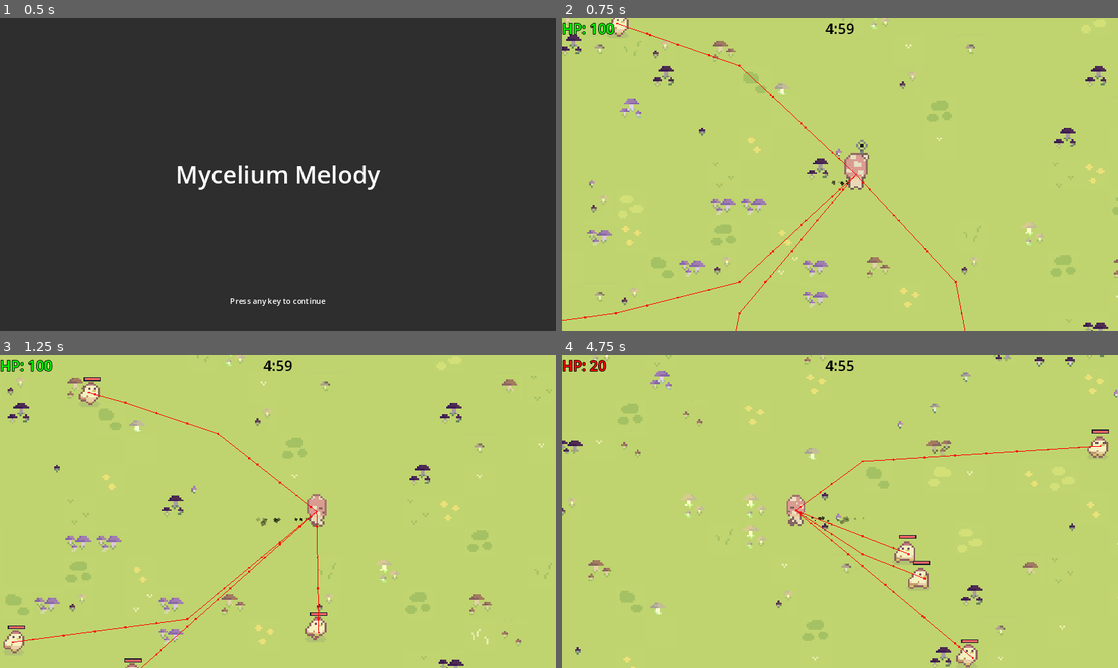
Above: before the commit, frames 1-4 (two rows, left to right).
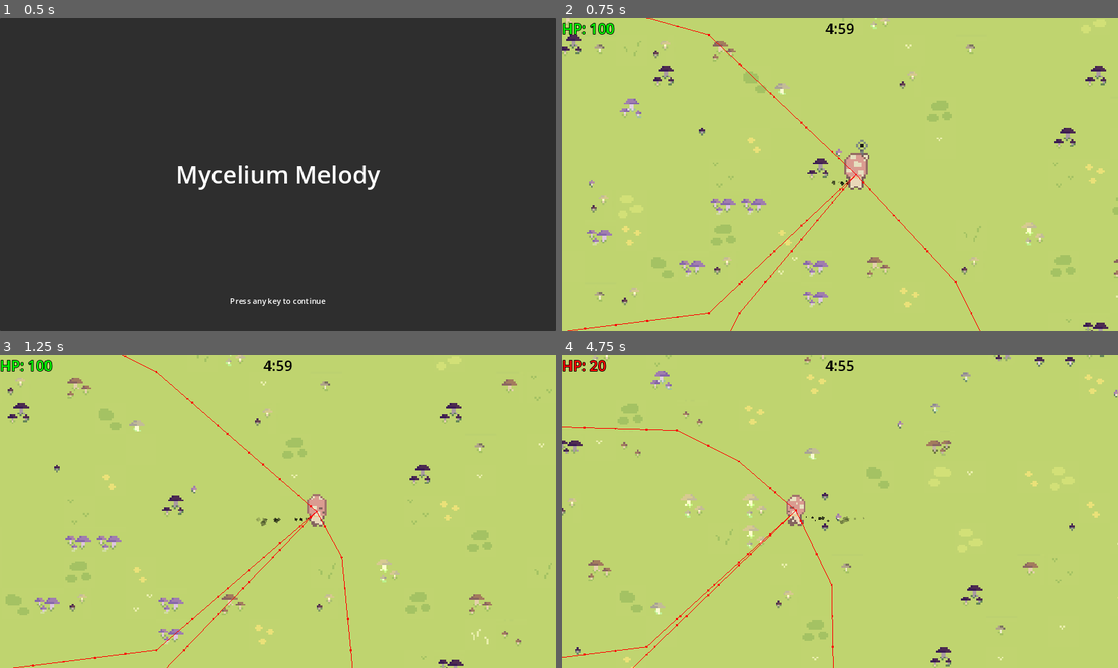
Above: after the commit, the same moments.

Repository: pick-ax-e/Mini-Jam-156-Jame-Gam-29
Game: Godot game, scene res://scenes/main_menu.tscn
Same seed, same stepped clock (60 frames per second), same inputs: the game is played once before the commit and once after it.
Inputs:
- Up to frame 1 (0.5 s): no input
- Up to frame 2 (0.75 s): tap Enter at 0.5 s; hold D (move_right) from 0.53 s (still down); hold 1 (attack1) from 0.53 s (still down)
- Up to frame 3 (1.25 s): keep holding D (move_right); keep holding 1 (attack1)
- Up to frame 4 (4.75 s): release D (move_right) at 1.28 s; release 1 (attack1) at 1.28 s; hold S (move_back) 1.28-2.03 s; tap \ (SECRET_TEST_BUTTON_SHHH_TELL_NOBODY) at 1.35, 4.35 s; tap 1 (attack1) at 1.55, 3.05, 4.55 s; hold D (move_right) 2.03-2.78 s; hold 1 (attack1) 2.03-2.78 s; hold W (move_forward) 2.78-3.53 s; tap Space (special) at 2.85 s; hold 1 (attack1) 3.53-4.28 s; hold A (move_left) from 3.53 s (still down)

Frame 1 is identical in both runs. In frame 2, 0.6% of the frame differs, in the area x 0-76%, y 0-100%; in frame 3, 1.4%; in frame 4, 1.5%, in the area x 0-99%, y 22-100%.

Commit message:
Improved internal enemy code

Diff:
--- a/scenes/enemy.tscn
+++ b/scenes/enemy.tscn
@@ -22,25 +22,25 @@
 atlas = ExtResource("2_ptebc")
 region = Rect2(0, 0, 16, 16)
 
+[sub_resource type="AtlasTexture" id="AtlasTexture_xa3p6"]
+atlas = ExtResource("2_ptebc")
+region = Rect2(0, 16, 16, 16)
+
+[sub_resource type="AtlasTexture" id="AtlasTexture_cwtlo"]
+atlas = ExtResource("2_ptebc")
+region = Rect2(16, 16, 16, 16)
+
+[sub_resource type="AtlasTexture" id="AtlasTexture_folbf"]
+atlas = ExtResource("2_ptebc")
+region = Rect2(32, 16, 16, 16)
+
+[sub_resource type="AtlasTexture" id="AtlasTexture_slu2t"]
+atlas = ExtResource("2_ptebc")
+region = Rect2(48, 16, 16, 16)
+
 [sub_resource type="AtlasTexture" id="AtlasTexture_2rc6i"]
 atlas = ExtResource("2_ptebc")
 region = Rect2(16, 0, 16, 16)
-
-[sub_resource type="AtlasTexture" id="AtlasTexture_xa3p6"]
-atlas = ExtResource("2_ptebc")
-region = Rect2(0, 16, 16, 16)
-
-[sub_resource type="AtlasTexture" id="AtlasTexture_cwtlo"]
-atlas = ExtResource("2_ptebc")
-region = Rect2(16, 16, 16, 16)
-
-[sub_resource type="AtlasTexture" id="AtlasTexture_folbf"]
-atlas = ExtResource("2_ptebc")
-region = Rect2(32, 16, 16, 16)
-
-[sub_resource type="AtlasTexture" id="AtlasTexture_slu2t"]
-atlas = ExtResource("2_ptebc")
-region = Rect2(48, 16, 16, 16)
 
 [sub_resource type="SpriteFrames" id="SpriteFrames_p4je5"]
 animations = [{
@@ -162,38 +162,6 @@
 }, {
 "frames": [{
 "duration": 1.0,
-"texture": SubResource("AtlasTexture_2rc6i")
-}],
-"loop": true,
-"name": &"recharge_down",
-"speed": 5.0
-}, {
-"frames": [{
-"duration": 1.0,
-"texture": SubResource("AtlasTexture_2rc6i")
-}],
-"loop": true,
-"name": &"recharge_left",
-"speed": 5.0
-}, {
-"frames": [{
-"duration": 1.0,
-"texture": SubResource("AtlasTexture_2rc6i")
-}],
-"loop": true,
-"name": &"recharge_right",
-"speed": 5.0
-}, {
-"frames": [{
-"duration": 1.0,
-"texture": SubResource("AtlasTexture_2rc6i")
-}],
-"loop": true,
-"name": &"recharge_up",
-"speed": 5.0
-}, {
-"frames": [{
-"duration": 1.0,
 "texture": SubResource("AtlasTexture_xa3p6")
 }, {
 "duration": 1.0,
@@ -259,16 +227,52 @@
 "loop": true,
 "name": &"run_up",
 "speed": 5.0
+}, {
+"frames": [{
+"duration": 1.0,
+"texture": SubResource("AtlasTexture_2rc6i")
+}],
+"loop": true,
+"name": &"stun_down",
+"speed": 5.0
+}, {
+"frames": [{
+"duration": 1.0,
+"texture": SubResource("AtlasTexture_2rc6i")
+}],
+"loop": true,
+"name": &"stun_left",
+"speed": 5.0
+}, {
+"frames": [{
+"duration": 1.0,
+"texture": SubResource("AtlasTexture_2rc6i")
+}],
+"loop": true,
+"name": &"stun_right",
+"speed": 5.0
+}, {
+"frames": [{
+"duration": 1.0,
+"texture": SubResource("AtlasTexture_2rc6i")
+}],
+"loop": true,
+"name": &"stun_up",
+"speed": 5.0
 }]
 
-[node name="BasicEnemy" type="CharacterBody2D"]
+[node name="RigidBody2D" type="RigidBody2D"]
 collision_layer = 2
-motion_mode = 1
+gravity_scale = 0.0
+linear_damp = 8.0
 script = ExtResource("1_6jdg1")
+lunge_time = 0.5
+lunge_speed = 4000.0
 type = "Basic"
 health = 10.0
 attack_damage = 10.0
-speed = 500.0
+speed = 250.0
+stun_duration = 1.0
 
 [node name="CollisionShape2D" type="CollisionShape2D" parent="."]
 shape = SubResource("CircleShape2D_rs0qx")
@@ -282,7 +286,7 @@
 [node name="AnimatedSprite2D" type="AnimatedSprite2D" parent="."]
 scale = Vector2(4, 4)
 sprite_frames = SubResource("SpriteFrames_p4je5")
-animation = &"charge_down"
+animation = &"stun_left"
 
 [node name="hp" type="Control" parent="."]
 layout_mode = 3
@@ -330,5 +334,8 @@
 
 [node name="targetting_timer" type="Timer" parent="."]
 
+[node name="stun_timer" type="Timer" parent="."]
+
 [connection signal="timeout" from="attack_timer" to="." method="_on_attack_timer_timeout"]
 [connection signal="timeout" from="targetting_timer" to="." method="_on_targetting_timer_timeout"]
+[connection signal="timeout" from="stun_timer" to="." method="_on_stun_timer_timeout"]
--- /dev/null
+++ b/scenes/enemy_death_effect.tscn
@@ -0,0 +1,31 @@
+[gd_scene load_steps=4 format=3 uid="uid://d4hrcd82uu34p"]
+
+[ext_resource type="Script" path="res://scripts/enemy/enemy_death_effect.gd" id="1_q4nc6"]
+
+[sub_resource type="Curve" id="Curve_wxjsm"]
+_data = [Vector2(0, 1), 0.0, -2.17476, 0, 0, Vector2(0.305592, 0.425177), -1.55723, -1.55723, 0, 0, Vector2(1, 0), 0.0, 0.0, 0, 0]
+point_count = 3
+
+[sub_resource type="Gradient" id="Gradient_3s2v0"]
+colors = PackedColorArray(1, 1, 1, 1, 1, 1, 1, 0)
+
+[node name="CPUParticles2D" type="CPUParticles2D"]
+emitting = false
+amount = 16
+lifetime = 0.35
+one_shot = true
+explosiveness = 0.8
+local_coords = true
+direction = Vector2(0, 0)
+spread = 180.0
+gravity = Vector2(0, 0)
+initial_velocity_min = 500.0
+initial_velocity_max = 500.0
+scale_amount_min = 9.0
+scale_amount_max = 9.0
+scale_amount_curve = SubResource("Curve_wxjsm")
+color = Color(0.960784, 0.396078, 0.396078, 1)
+color_ramp = SubResource("Gradient_3s2v0")
+script = ExtResource("1_q4nc6")
+
+[connection signal="finished" from="." to="." method="_on_finished"]
--- a/scripts/enemy/basic_enemy.gd
+++ b/scripts/enemy/basic_enemy.gd
@@ -1,23 +1,23 @@
 class_name BasicEnemy
 extends Enemy
 
-enum AttackState { NONE, CHARGING, LUNGING, RECHARGING }
-enum AnimationState { IDLE, RUN, CHARGE, LUNGE, RECHARGE}
+enum State { IDLE, MOVING, CHARGING, LUNGING, STUNNED, KNOCKED_BACK }
 enum AnimationDirection {UP, DOWN, LEFT, RIGHT}
-
-const ANIMATION_STATE_MAP = {
-	AnimationState.IDLE: "idle",
-	AnimationState.RUN: "run",
-	AnimationState.CHARGE: "charge",
-	AnimationState.LUNGE: "lunge",
-	AnimationState.RECHARGE: "recharge"
-}
 
 const ANIMATION_DIRECTION_MAP = {
 	AnimationDirection.UP: "up",
 	AnimationDirection.DOWN: "down",
 	AnimationDirection.LEFT: "left",
 	AnimationDirection.RIGHT: "right",
+}
+
+const STATE_ANIMATION_MAP = {
+	State.IDLE: "idle",
+	State.MOVING: "run",
+	State.CHARGING: "charge",
+	State.LUNGING: "lunge",
+	State.KNOCKED_BACK: "stun",
+	State.STUNNED: "stun",
 }
 
 @export_category("Attack Settings")
@@ -29,45 +29,39 @@
 
 var attack_direction: Vector2
 var charge_position: Vector2
+var damage_direction: Vector2
 
-var attack_state = AttackState.NONE
-var animation_state = AnimationState.IDLE
+var state = State.IDLE
 var animation_direction = AnimationDirection.RIGHT
 
 @onready var player = Singleton.player_node
 @onready var animator: AnimatedSprite2D = $AnimatedSprite2D
 @onready var attack_timer: Timer = $attack_timer
 @onready var targetting_timer: Timer = $targetting_timer
+@onready var stun_timer: Timer = $stun_timer
+@onready var death_effect = preload("res://scenes/enemy_death_effect.tscn")
 
 func get_animation_name() -> String:
-	return ANIMATION_STATE_MAP[animation_state] + "_" + ANIMATION_DIRECTION_MAP[animation_direction]
+	return STATE_ANIMATION_MAP[state] + "_" + ANIMATION_DIRECTION_MAP[animation_direction]
 
 func _process(delta: float) -> void:
 	super._process(delta)
 	_handle_animation()
 
 func _handle_animation():
-	if velocity.dot(Vector2.RIGHT) > 0.5:
+	if linear_velocity.dot(Vector2.RIGHT) > 0.5:
 		animation_direction = AnimationDirection.RIGHT
-	elif velocity.dot(Vector2.UP) > 0.5:
+	elif linear_velocity.dot(Vector2.UP) > 0.5:
 		animation_direction = AnimationDirection.UP
-	elif velocity.dot(Vector2.LEFT) > 0.5:
+	elif linear_velocity.dot(Vector2.LEFT) > 0.5:
 		animation_direction = AnimationDirection.LEFT
-	elif velocity.dot(Vector2.DOWN) > 0.5:
+	elif linear_velocity.dot(Vector2.DOWN) > 0.5:
 		animation_direction = AnimationDirection.DOWN
 
-	match attack_state:
-		AttackState.NONE:
-			if velocity.length() > 1:
-				animation_state = AnimationState.RUN
-			else:
-				animation_state = AnimationState.IDLE
-		AttackState.CHARGING:
-			animation_state = AnimationState.CHARGE
-		AttackState.LUNGING:
-			animation_state = AnimationState.LUNGE
-		AttackState.RECHARGING:
-			animation_state = AnimationState.RECHARGE
+	if state == State.IDLE && linear_velocity.length() > 1:
+		state = State.MOVING
+	elif state == State.MOVING && linear_velocity.length() <= 1:
+		state = State.IDLE
 
 	if animator.animation != get_animation_name():
 		animator.stop()
@@ -77,42 +71,81 @@
 	navigation_agent.target_position = player.global_position
 
 func _cancel_attack():
-	attack_state = AttackState.NONE
+	state = State.IDLE
 	attack_timer.stop()
 	is_attacking = false
+	_use_navigation = true
 
 # Basic enemy can attack if it is within x units of the player
 func _can_attack() -> bool:
-	return global_position.distance_to(player.global_position) <= attack_range && !is_attacking
+	var is_in_range = global_position.distance_to(player.global_position) <= attack_range
+	var correct_state = state == State.IDLE || state == State.MOVING
+
+	return is_in_range && !is_attacking && correct_state
 
 # charges up lunge, then captures the direction to the player and lunges towards them
 func _do_attack(delta: float):
-	match attack_state:
-		AttackState.NONE:
-			attack_state = AttackState.CHARGING
+	match state:
+		State.IDLE | State.MOVING:
+			_use_navigation = false
+			state = State.CHARGING
 			charge_position = global_position
 			attack_timer.start(charge_time)
 			targetting_timer.start(charge_time * 3.0/4.0)
-		AttackState.LUNGING:
-			lunge(delta)
-
-func lunge(delta: float):
-	move_and_collide(attack_direction * lunge_speed * delta)
+		State.LUNGING:
+				pass
+		_:
+			linear_velocity = Vector2.ZERO
 
 func _on_attack_timer_timeout() -> void:
 	attack_timer.stop()
-	match attack_state:
-		AttackState.CHARGING:
-			attack_state = AttackState.LUNGING
+	match state:
+		State.CHARGING:
+			state = State.LUNGING
 			attack_timer.start(lunge_time)
-		AttackState.LUNGING:
-			attack_state = AttackState.RECHARGING
+			apply_central_impulse(attack_direction * lunge_speed)
+		State.LUNGING:
+			state = State.STUNNED
 			attack_timer.start(recharge_time)
-		AttackState.RECHARGING:
-			attack_state = AttackState.NONE
+		State.STUNNED:
+			state = State.IDLE
 			is_attacking = false
+			_use_navigation = true
 
+func _on_stun_timer_timeout() -> void:
+	stun_timer.stop()
+	match state:
+		State.KNOCKED_BACK:
+			state = State.STUNNED
+			stun_timer.start(stun_duration)
+		State.STUNNED:
+			state = State.IDLE
+			_use_navigation = true
 
 func _on_targetting_timer_timeout() -> void:
 	attack_direction = global_position.direction_to(player.global_position)
 	targetting_timer.stop()
+
+func take_damage(damage: float):
+	attack_timer.stop()
+	is_attacking = false
+	_use_navigation = false
+
+	state = State.KNOCKED_BACK
+	stun_timer.start(0.1)
+
+	damage_direction = player.global_position.direction_to(global_position)
+	apply_central_impulse(damage_direction * 1000)
+
+	# TODO: Damage flash
+
+	health -= damage
+	if health < 0:
+		_on_death()
+
+func _on_death():
+	# TODO: Sprite fade out?
+	var effect = death_effect.instantiate()
+	effect.global_position = global_position
+	get_tree().root.get_child(1).add_child(effect)
+	queue_free()
--- a/scripts/enemy/enemy.gd
+++ b/scripts/enemy/enemy.gd
@@ -1,22 +1,22 @@
 class_name Enemy
-extends CharacterBody2D
-
-enum State { IDLE, ACTIVE }
+extends RigidBody2D
 
 @export_category("Enemy Settings")
 @export var type: String
 @export var health: float
 @export var attack_damage: float
 @export var speed: float
+@export var stun_duration: float
 
 @onready var health_bar: ColorRect = $hp/fill
 @onready var navigation_agent: NavigationAgent2D = $NavigationAgent2D
 @onready var start_position = global_position
 @onready var max_health = health
 
-var state = State.IDLE
+var is_agroed = false
 var is_attacking = false
 var target_position: Vector2
+var _use_navigation = true
 
 func _ready():
 	set_physics_process(false)
@@ -32,9 +32,11 @@
 
 func _process(_delta: float) -> void:
 	health_bar.scale = Vector2(clampf(health / max_health, 0, 1), 1)
+	if Input.is_action_just_pressed("attack1"):
+		take_damage(1)
 
 func _physics_process(delta: float):
-	if state == State.IDLE:
+	if not is_agroed:
 		if is_attacking:
 			_cancel_attack()
 
@@ -44,7 +46,7 @@
 
 	move_to_target(delta)
 
-	if state == State.IDLE:
+	if not is_agroed:
 		return
 
 	if _can_attack():
@@ -55,8 +57,9 @@
 
 # Handles the movement of an enemy
 func move_to_target(_delta: float):
-	if navigation_agent.is_navigation_finished() || is_attacking:
-		navigation_agent.velocity = Vector2.ZERO
+	navigation_agent.velocity = linear_velocity
+
+	if navigation_agent.is_navigation_finished() || !_use_navigation:
 		return
 
 	var target = navigation_agent.get_next_path_position()
@@ -68,8 +71,8 @@
 		_on_velocity_computed(new_velocity)
 
 func _on_velocity_computed(safe_velocity: Vector2):
-	velocity = safe_velocity
-	move_and_slide()
+	if _use_navigation:
+		linear_velocity = safe_velocity
 
 func _set_movement_target():
 	pass
@@ -85,5 +88,8 @@
 func _do_attack(_delta: float) -> void:
 	pass
 
-func take_damage(_damage: float):
+func take_damage(damage: float):
 	pass
+
+func _on_death():
+	pass
--- /dev/null
+++ b/scripts/enemy/enemy_death_effect.gd
@@ -0,0 +1,7 @@
+extends CPUParticles2D
+
+func _ready() -> void:
+	restart()
+
+func _on_finished() -> void:
+	queue_free()
--- a/scripts/enemy/enemy_region.gd
+++ b/scripts/enemy/enemy_region.gd
@@ -28,8 +28,8 @@
 
 		is_active = true
 		for enemy in enemies:
-			enemy.state = Enemy.State.ACTIVE
+			enemy.is_agroed = true
 	else:
 		is_active = false
 		for enemy in enemies:
-			enemy.state = Enemy.State.IDLE
+			enemy.is_agroed = false
